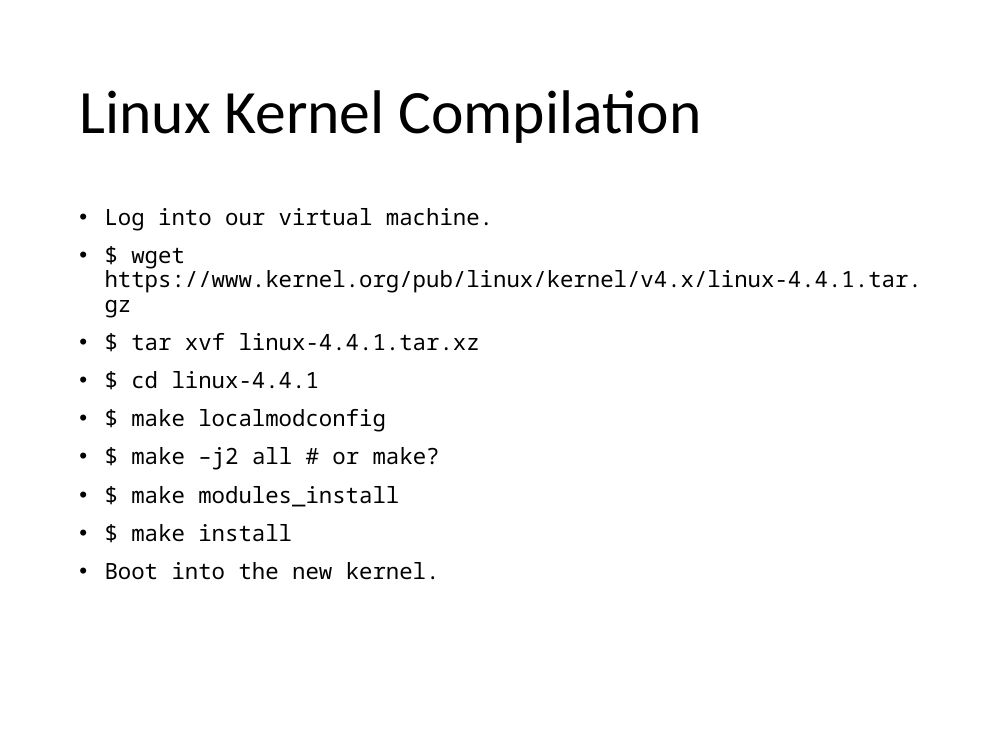
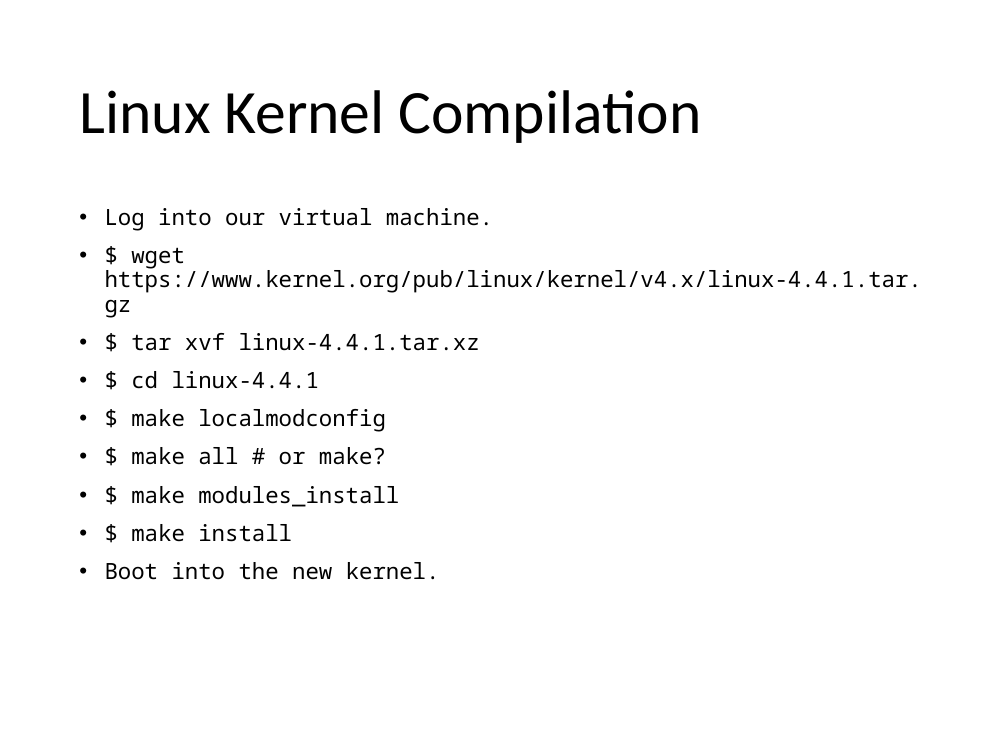
Before and after one commit to oscourse/oscourse.github.io, a slide deck: slide 5 of slides/lab04.pptx. Drawn at 1008x756 pixels with LibreOffice and Linux fonts; fonts in the diff are those of the drawing. Boxes give left, top, right and bottom in pixels: in the first picture for what was removed or moved away, otherwise in the second. Text is boxed around its words. In the diff, an @@ line names an element or a change of style, - is before the commit and + after.

```diff
--- a/slides/lab04.pptx
+++ b/slides/lab04.pptx
@@ text at box(131, 447, 386, 465): text changed @@
-• $ make –j2 all # or make?
+• $ make all # or make?
```
Also in this commit, not shown: 1 other slide changed.
